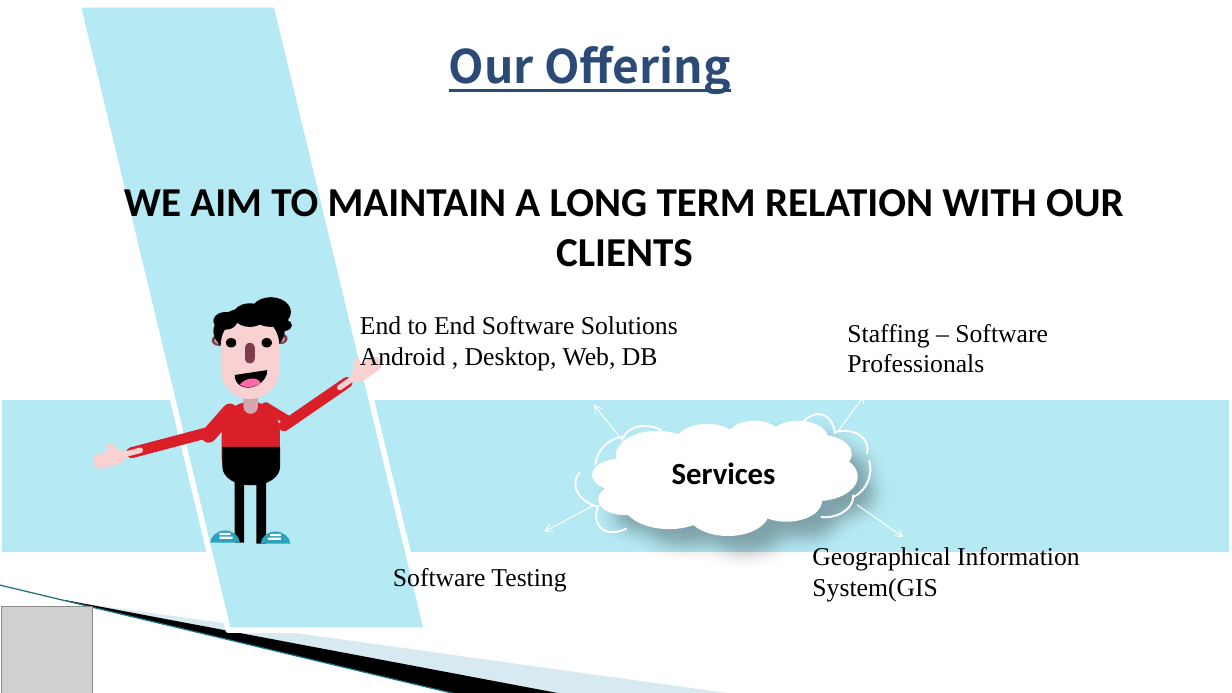
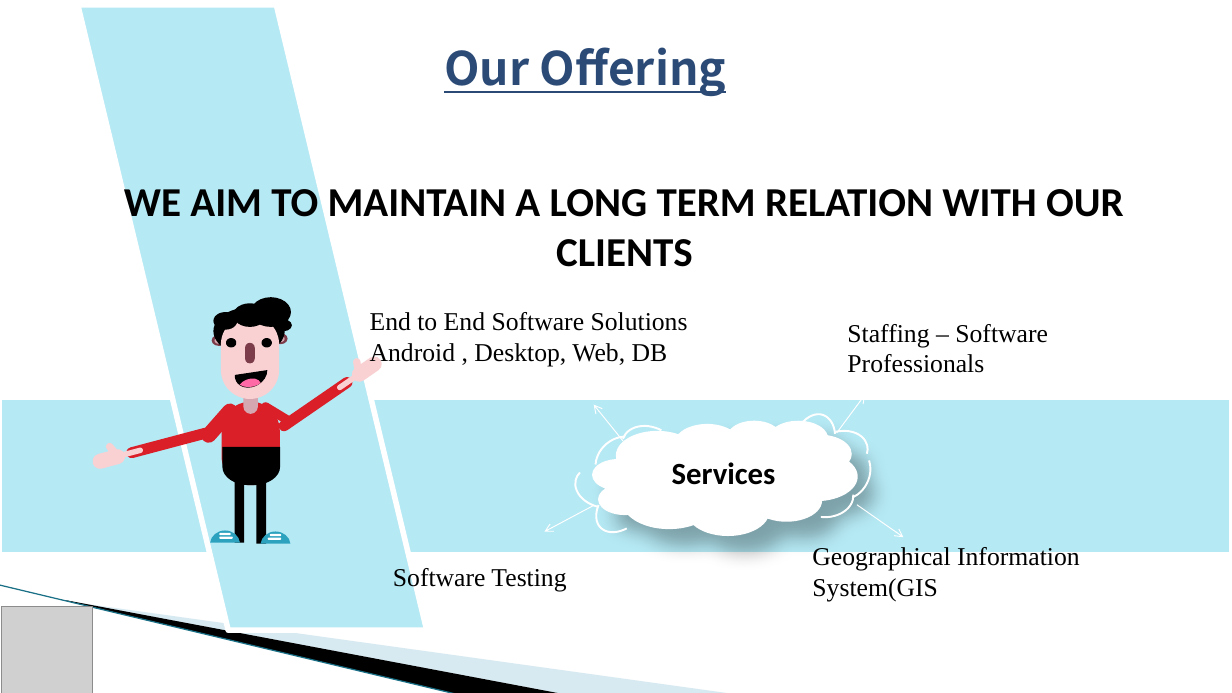
Before and after one commit to Anvisys/Documents, a slide deck: slide 4 of Anvisys technology presentation.pptx. Drawn at 1232x693 pixels with LibreOffice and Linux fonts; fonts in the diff are those of the drawing; grey boxes stand for pictures; background and template pictures are left out. Boxes give left, top, right and bottom in pixels: in the first picture for what was removed or moved away, otherwise in the second. Text is boxed around its words. In the diff, an @@ line names an element or a change of style, - is before the commit and + after.

```diff
--- a/Anvisys technology presentation.pptx
+++ b/Anvisys technology presentation.pptx
@@ text "Our Offering": place and size @@
-text "Our Offering" at box(449, 45, 730, 95)
+text "Our Offering" at box(444, 47, 726, 97)
@@ text "End to End Software Solutions": place and size @@
-text "End to End Software Solutions" at box(360, 316, 678, 370)
+text "End to End Software Solutions" at box(370, 312, 688, 366)
```
Also in this commit, not shown: 7 other slides changed, 1 slide added, 4 slides removed, 1 other file.
